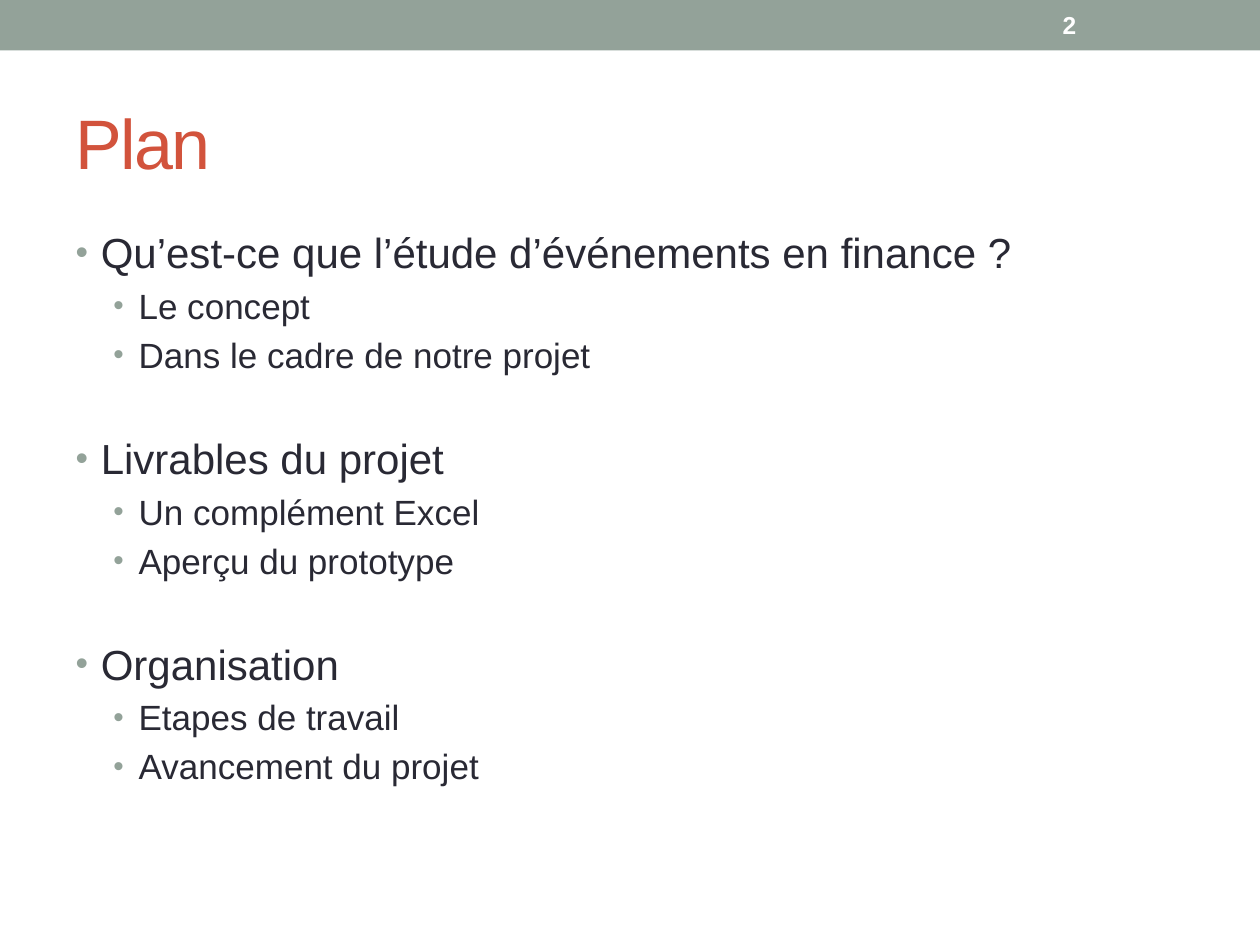
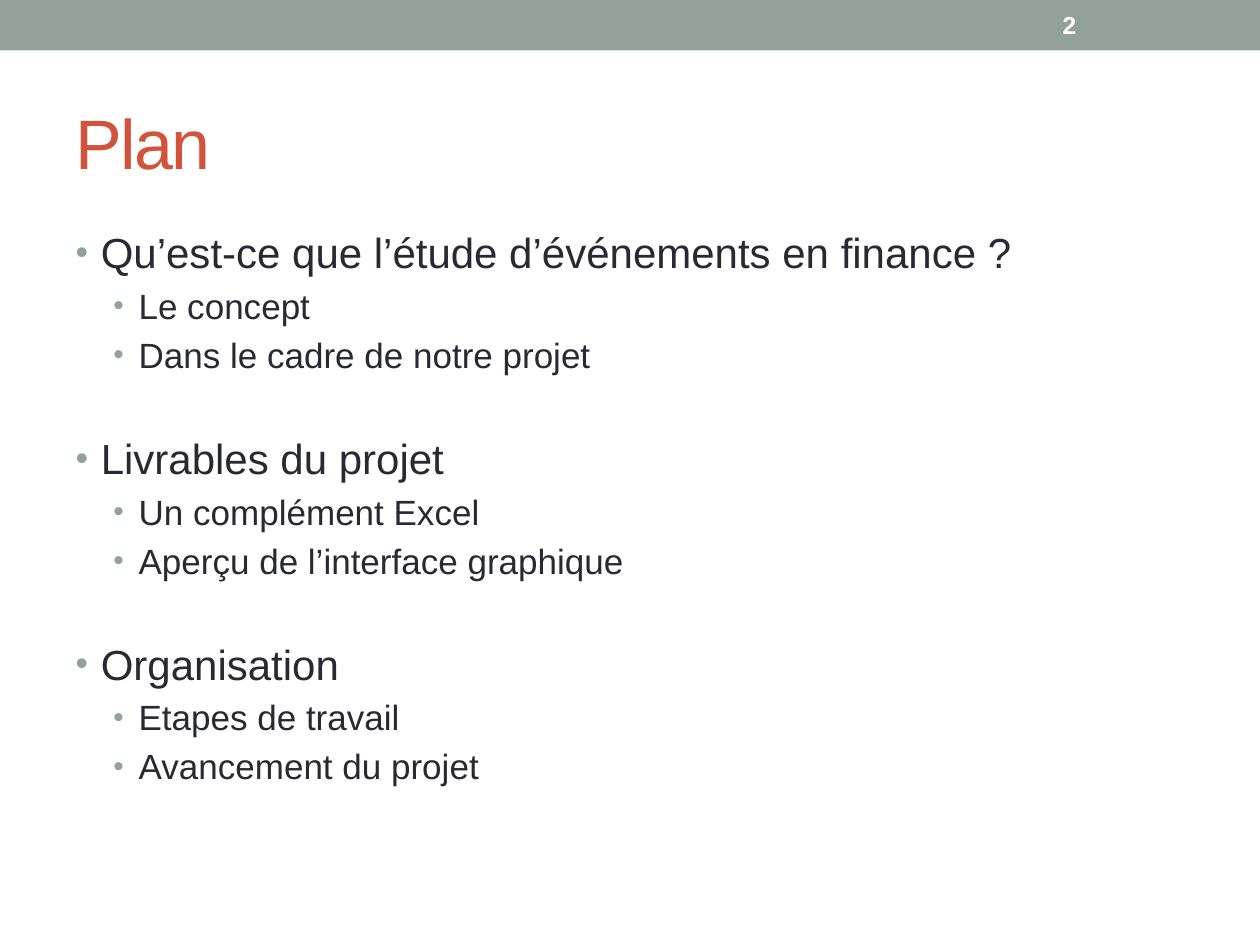
Before and after one commit to margotj38/Projet_de_spe, a slide deck: slide 2 of Sheme.pptx. Drawn at 1260x945 pixels with LibreOffice and Linux fonts; fonts in the diff are those of the drawing. Boxes give left, top, right and bottom in pixels: in the first picture for what was removed or moved away, otherwise in the second. Text is boxed around its words. In the diff, an @@ line names an element or a change of style, - is before the commit and + after.

```diff
--- a/Sheme.pptx
+++ b/Sheme.pptx
@@ text at (139,548,624,580): text changed @@
-  • Aperçu du prototype
+  • Aperçu de l’interface graphique
```
Also in this commit, not shown: 3 other slides changed.
